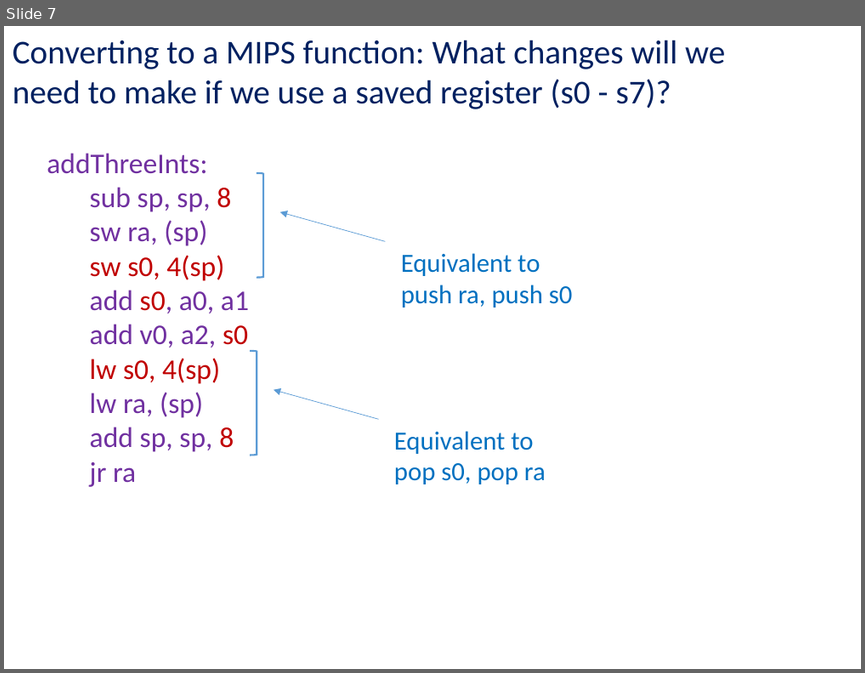
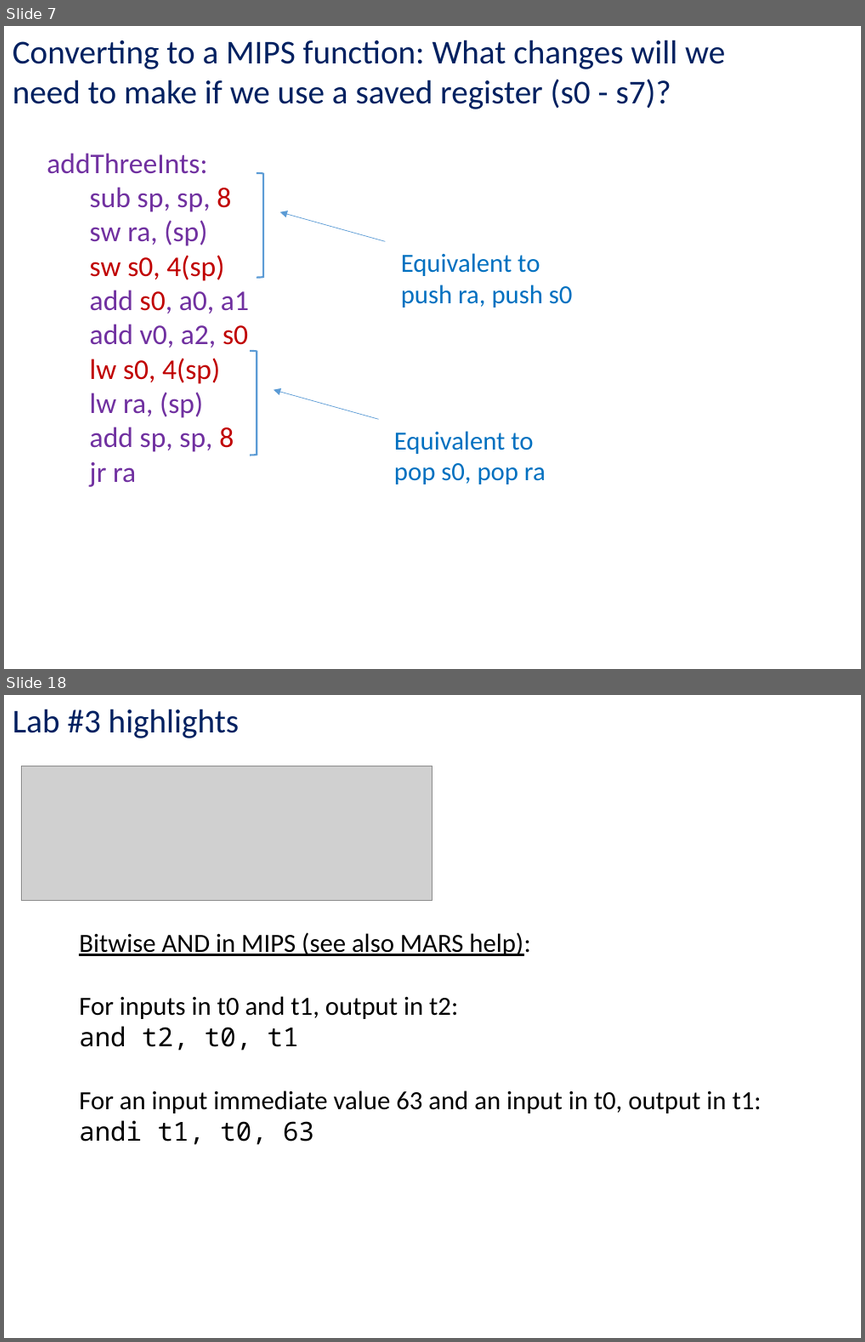
Before and after one commit to kc13/CS447JB, a slide deck: cs447jb_rec2_feb2_and_feb5.pptx. Shown one above the other, each under a label of ours: slide 7 before the commit, slides 7 and 18 after it; the slides between them are not shown. The pictures are 865x673 and 865x1342 pixels, drawn with LibreOffice and Linux fonts; fonts in the diff are those of the drawing; grey boxes stand for pictures. Boxes give left, top, right and bottom in pixels: in the first picture for what was removed or moved away, otherwise in the second. Text is boxed around its words. In the diff, an @@ line names an element or a change of style, - is before the commit and + after.

```diff
--- a/cs447jb_rec2_feb2_and_feb5.pptx
+++ b/cs447jb_rec2_feb2_and_feb5.pptx
@@ slide 18 added at (4, 695, 861, 1338), background #FFFFFF @@
@@ text added at (12, 709, 239, 738), 28 pt, text #002060 @@
+Lab #3 highlights
@@ picture added at (21, 766, 432, 900) @@
@@ text added at (79, 932, 761, 1145), 22 pt, text #000000 @@
+  Bitwise AND in MIPS (see also MARS help):
+  For inputs in t0 and t1, output in t2:
+  and t2, t0, t1
+  For an input immediate value 63 and an input in t0, output in t1:
+  andi t1, t0, 63
```
Also in this commit, not shown: 1 slide changed, 10 other slides added.
